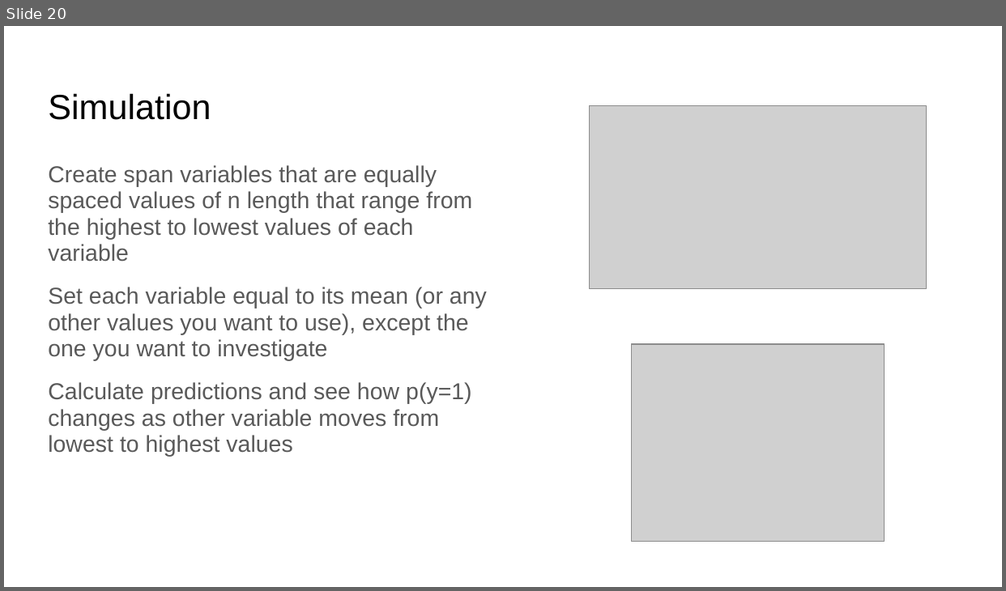
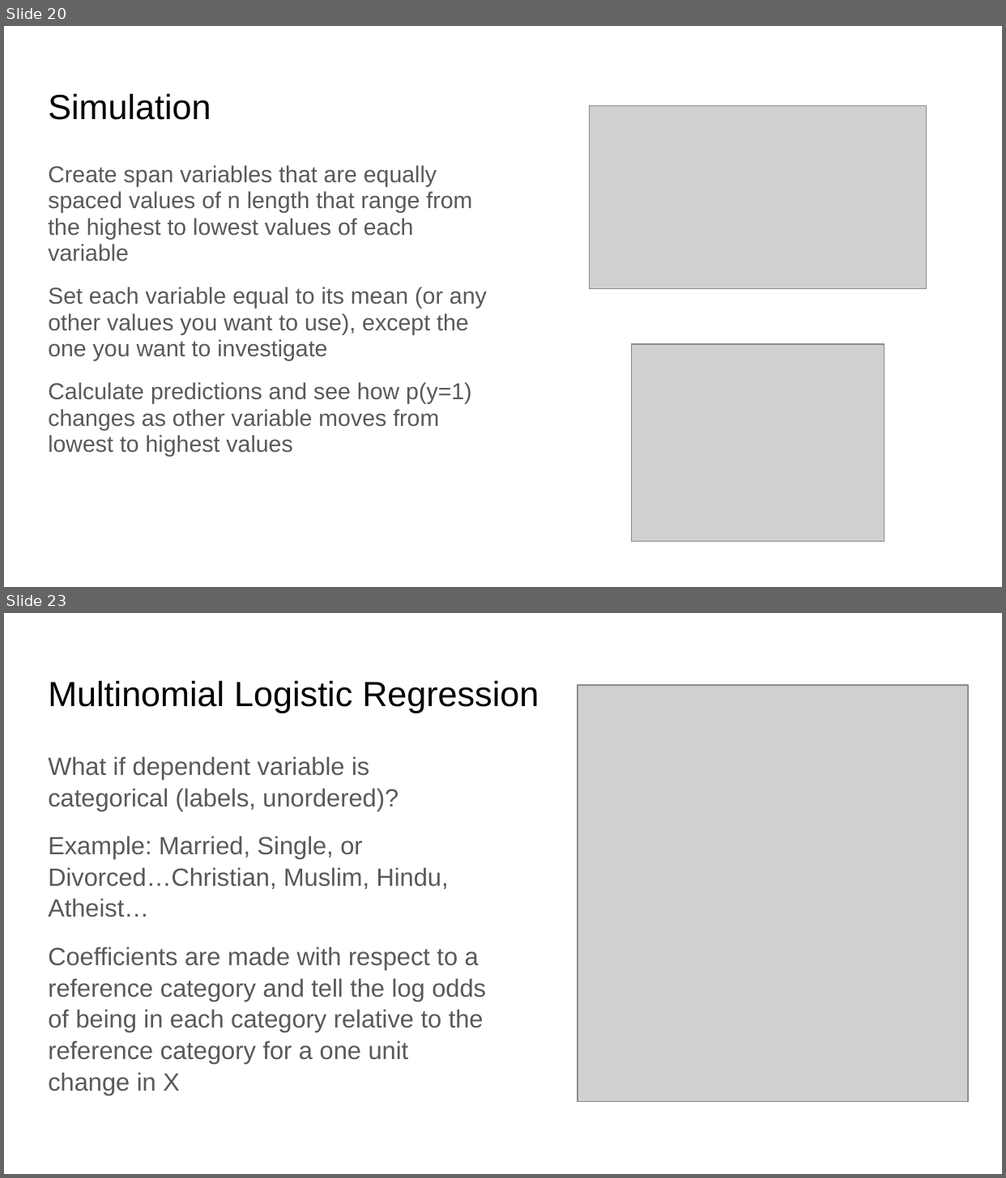
Before and after one commit to rjwrobel86/Python4Statistics, a slide deck: Stuff For Class/Slides/Logistic Regression.pptx. Shown one above the other, each under a label of ours: slide 20 before the commit, slides 20 and 23 after it; the slides between them are not shown. The pictures are 1006x591 and 1006x1178 pixels, drawn with LibreOffice and Linux fonts; fonts in the diff are those of the drawing; grey boxes stand for pictures. Boxes give left, top, right and bottom in pixels: in the first picture for what was removed or moved away, otherwise in the second. Text is boxed around its words. In the diff, an @@ line names an element or a change of style, - is before the commit and + after.

```diff
--- a/Stuff For Class/Slides/Logistic Regression.pptx
+++ b/Stuff For Class/Slides/Logistic Regression.pptx
@@ slide 23 added at (x1=4, y1=613, x2=1002, y2=1174), background #FFFFFF @@
@@ title added at (x1=48, y1=680, x2=539, y2=713), 25.2 pt, text #000000 @@
+Multinomial Logistic Regression
@@ picture added at (x1=577, y1=685, x2=968, y2=1102) @@
@@ text added at (x1=48, y1=756, x2=486, y2=1096), 18 pt, text #595959 @@
+What if dependent variable is categorical (labels, unordered)?
+Example: Married, Single, or Divorced…Christian, Muslim, Hindu, Atheist…
+Coefficients are made with respect to a reference category and tell the log odds of being in each category relative to the reference category for a one unit change in X
```
Also in this commit, not shown: 4 slides changed, 3 other slides added, 21 other files.
